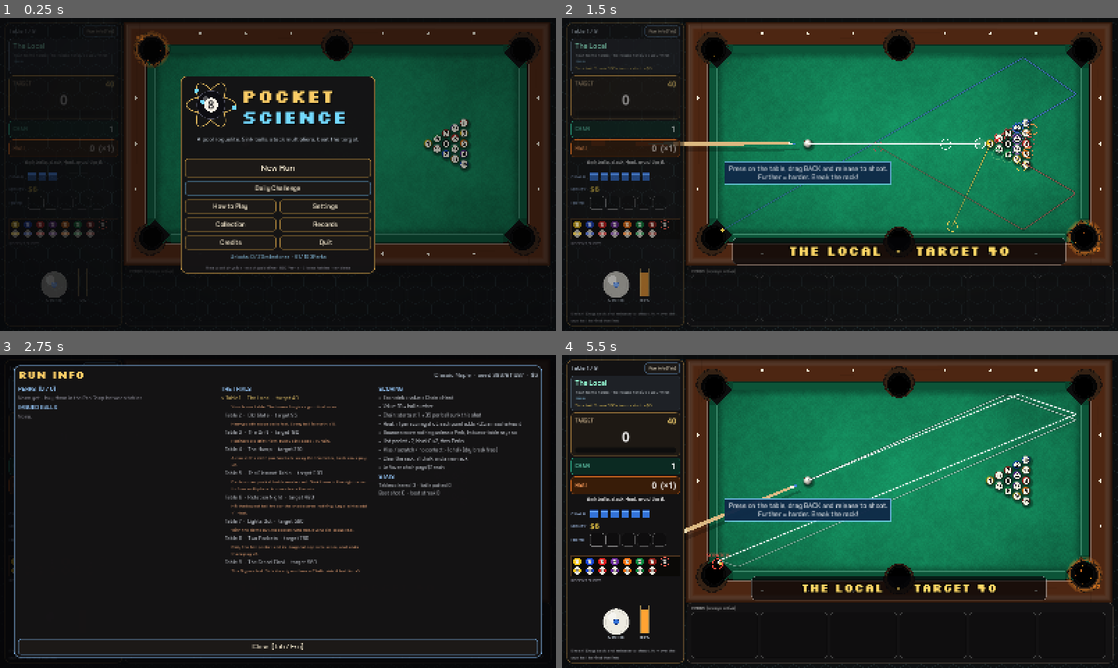
Above: before the commit, frames 1-4 (two rows, left to right).
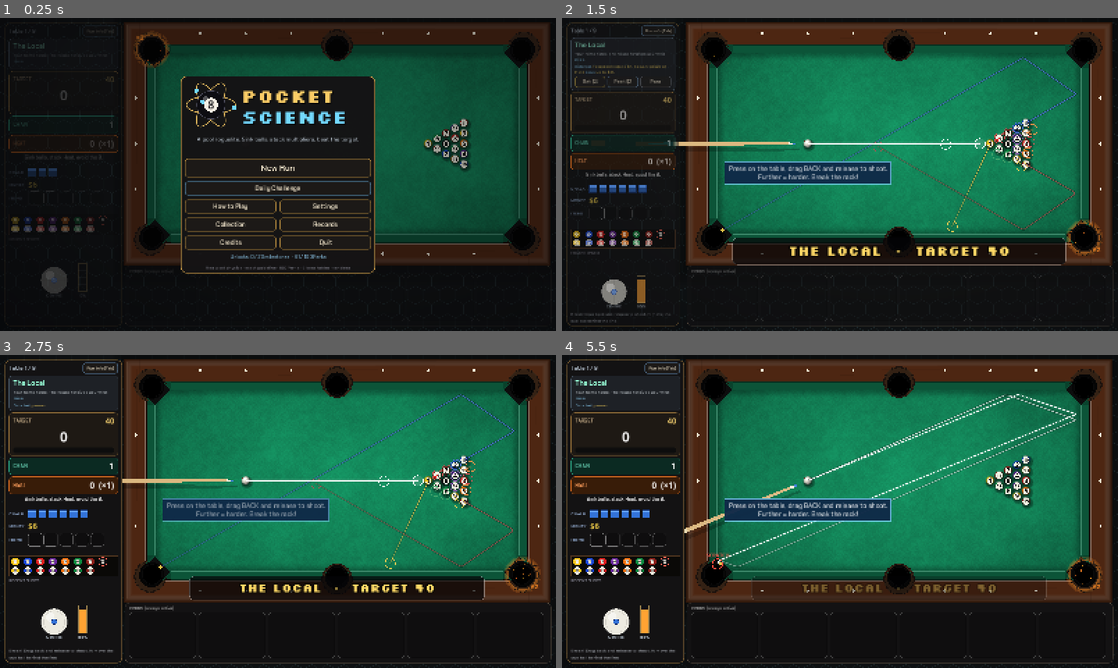
Above: after the commit, the same moments.

Repository: jordanbenjaminmitchell/pocket-science
Game: Godot game, scene res://main.tscn
The game is run twice, just before and just after one commit, with the same random seed, the same clock (stepped at 60 frames per second) and the same inputs.
Inputs (mouse positions are in pixels of both pictures, inside the frame that each line leads up to):
- Up to frame 1 (0.25 s): no input
- Up to frame 2 (1.5 s): click "New Run" at 0.5 s; click "Choose" at 1.25 s
- Up to frame 3 (2.75 s): click "Run info [Tab]" (after the commit: "Pass") at 2 s
- Up to frame 4 (5.5 s): click "Run info [Tab]" at 2.75 s; tap Enter at 3.5, 5, 5.1 s; drag from (617, 621) to (895, 442) at 3.52 s; tap Space at 4.25 s; drag from (728, 527) to (812, 574) at 4.27 s; move the mouse to (895, 442) at 5.02 s; hold Right (ui_right) from 5.03 s (still down); click (895, 442) at 5.17 s

The runs differ from the first frame. In frame 1, 1.5% of the frame differs, in the area x 1-22%, y 15-91%; in frame 2, 4.0%; in frame 3, 61%, in the area x 0-100%, y 1-100%; in frame 4, 3.5%.

Commit message:
Blind side bets with stakes, tiers and a peek; clearer scoring explanations
Each table deals a face-down side bet: bet the table's stake blind, pay half to peek, or pass. Easy, Medium and Hard bets pay 1x, 2x and 3x the stake on top of it, rising by 0.5x every three tables; Side Hustle doubles winnings. Bets were re-tiered (Heat 5, Chain 7, score bets as a share of the target; 4+ balls cut). The bet card explains its terms, the first ball you ever sink shows its score worked out, and Heat, Chain, combination and kick shot read more plainly.

Diff:
--- a/src/game/catalog.gd
+++ b/src/game/catalog.gd
@@ -88,7 +88,7 @@
 	"moneyball": {"name": "Money Ball", "r": 1, "cost": 7, "fam": "number", "desc": "Sinking the highest-numbered ball on the table pays ×2 and $2.", "fx": {"when": "highest", "x": 2.0, "money": 2}},
 	"thrift": {"name": "Thrift", "r": 0, "cost": 4, "fam": "money", "desc": "Clear a table with 2+ Chalk left: +$5."},
 	"venture": {"name": "Deep Pockets", "r": 1, "cost": 6, "fam": "money", "desc": "Shots start with +0.25 Chain for every $5 you hold (max +1.5)."},
-	"hunter": {"name": "Side Hustle", "r": 0, "cost": 4, "fam": "money", "desc": "Side bets pay double."},
+	"hunter": {"name": "Side Hustle", "r": 0, "cost": 4, "fam": "money", "desc": "Side bets you win pay double."},
 	"coupon": {"name": "Regular Customer", "r": 0, "cost": 3, "fam": "money", "desc": "Rerolls in the Pro Shop start at $1."},
 	"overflow": {"name": "Overflow", "r": 1, "cost": 5, "fam": "money", "desc": "Points over a table's target carry into the next table (up to 25% of its target)."},
 	"glasscannon": {"name": "All In", "r": 2, "cost": 8, "fam": "risk", "desc": "Every sink pays ×2, but misses and scratches cost 2 Chalk.", "fx": {"when": "any", "x": 2.0}},
@@ -320,34 +320,38 @@
 }
 const COMPOUNDS := {"fire+water": "Steam", "earth+fire": "Lava", "air+fire": "Blaze", "earth+water": "Clay", "air+water": "Storm", "air+earth": "Dust"}
 
-## Per-table side goals. Each table rolls one; completing it pays immediately.
+## Side bets: one is dealt face down each table. You can bet the table's stake
+## blind, pay half the stake to peek first, or pass. "tier" 0 easy, 1 medium,
+## 2 hard sets the payout; "terms" are explained on the bet card.
 const BOUNTIES := {
-	"bank": {"name": "Sink a bank shot", "reward": 3},
-	"combo": {"name": "Sink a combination", "reward": 3},
-	"double": {"name": "Sink 2+ balls in one shot", "reward": 3},
-	"triple": {"name": "Sink 3+ balls in one shot", "reward": 5},
-	"kick": {"name": "Sink off a kick shot", "reward": 5},
-	"hot": {"name": "Sink into the hot pocket", "reward": 2},
-	"heat4": {"name": "Reach Heat 4", "reward": 4},
-	"big": {"name": "Score 150+ in one shot", "reward": 4},
-	"side": {"name": "Sink into a side pocket", "reward": 2},
-	"eight": {"name": "Sink the 8 when it is the only ball left", "reward": 6},
-	"bank2": {"name": "Sink a 2-cushion bank", "reward": 6},
-	"big300": {"name": "Score 300+ in one shot", "reward": 5},
-	"big600": {"name": "Score 600+ in one shot", "reward": 7},
-	"heat3": {"name": "Reach Heat 3", "reward": 2},
-	"heat6": {"name": "Reach Heat 6", "reward": 7},
-	"corner": {"name": "Sink into a corner pocket", "reward": 1},
-	"hot2": {"name": "Sink 2 balls into the hot pocket", "reward": 7},
-	"quad": {"name": "Sink 4+ balls in one shot", "reward": 8},
-	"stripe": {"name": "Sink a striped ball", "reward": 2},
-	"solid": {"name": "Sink a solid ball", "reward": 1},
-	"soft": {"name": "Sink with a soft shot (35% or less)", "reward": 3},
-	"hard": {"name": "Sink with a power shot (85%+)", "reward": 3},
-	"breakpot": {"name": "Sink a ball on the break", "reward": 3},
-	"chain5": {"name": "Reach Chain 5 on a shot", "reward": 4},
-	"chain8": {"name": "Reach Chain 8 on a shot", "reward": 6},
-}
+	"solid": {"name": "Sink a solid ball", "tier": 0, "terms": ["solid"]},
+	"stripe": {"name": "Sink a striped ball", "tier": 0, "terms": ["stripe"]},
+	"corner": {"name": "Sink a ball into a corner pocket", "tier": 0, "terms": []},
+	"side": {"name": "Sink a ball into a side pocket", "tier": 0, "terms": []},
+	"hot": {"name": "Sink a ball into the hot pocket", "tier": 0, "terms": ["hot"]},
+	"breakpot": {"name": "Sink a ball on the break", "tier": 0, "terms": ["break"]},
+	"hard": {"name": "Sink a ball with a power shot (85%+)", "tier": 0, "terms": []},
+	"soft": {"name": "Sink a ball with a soft shot (35% or less)", "tier": 0, "terms": []},
+	"heat3": {"name": "Reach Heat 3", "tier": 0, "terms": ["heat"]},
+	"double": {"name": "Sink 2 or more balls in one shot", "tier": 1, "terms": []},
+	"bank": {"name": "Sink a bank shot", "tier": 1, "terms": ["bank"]},
+	"combo": {"name": "Sink a combination", "tier": 1, "terms": ["combination"]},
+	"kick": {"name": "Sink a ball off a kick shot", "tier": 1, "terms": ["kick"]},
+	"heat4": {"name": "Reach Heat 4", "tier": 1, "terms": ["heat"]},
+	"chain5": {"name": "Reach Chain 5 in one shot", "tier": 1, "terms": ["chain"]},
+	"quarter": {"name": "Score a quarter of this table's target in one shot", "tier": 1, "terms": ["target"]},
+	"triple": {"name": "Sink 3 or more balls in one shot", "tier": 2, "terms": []},
+	"bank2": {"name": "Sink a ball off 2 cushions", "tier": 2, "terms": ["bank"]},
+	"heat5": {"name": "Reach Heat 5", "tier": 2, "terms": ["heat"]},
+	"chain7": {"name": "Reach Chain 7 in one shot", "tier": 2, "terms": ["chain"]},
+	"half": {"name": "Score half of this table's target in one shot", "tier": 2, "terms": ["target"]},
+	"hot2": {"name": "Sink 2 balls into the hot pocket in one shot", "tier": 2, "terms": ["hot"]},
+	"eight": {"name": "Sink the 8 when it is the only ball left", "tier": 2, "terms": ["eight"]},
+}
+const BET_TIERS := ["Easy", "Medium", "Hard"]
+## The stake for each table (endless keeps the last).
+const BET_STAKES := [4, 4, 8, 8, 12, 12, 16, 16, 20]
+
 
 ## Handicaps: optional difficulty, each level including every rule before it.
 const HANDICAPS := [
--- a/src/game/run_state.gd
+++ b/src/game/run_state.gd
@@ -34,6 +34,8 @@
 var racks_cleared := 0
 var bounty := ""
 var bounty_done := false
+var bet_state := "offer"         # offer, taken, passed, won (the stake is lost if a taken bet is never won)
+var bet_peeked := false
 var element_mix: Array = []   # Element Table: the last elements potted
 var forgiven := false         # The Local: the free miss has been used
 var pockets_used: Array = []
@@ -162,6 +164,8 @@
 	while hot_pocket < 0 and (bounty == "hot" or bounty == "hot2"):   # no hot pocket here to aim at
 		bounty = keys[rng.randi_range(0, keys.size() - 1)]
 	bounty_done = false
+	bet_state = "offer"
+	bet_peeked = false
 	if perks.has("tinkerer") and items.size() < item_slots():
 		var ids := consumable_ids()
 		items.append(ids[rng.randi_range(0, ids.size() - 1)])
@@ -179,8 +183,45 @@
 	return maxi(c, 1)
 
 
+func bet_stake() -> int:
+	return int(Catalog.BET_STAKES[mini(table_index, Catalog.BET_STAKES.size() - 1)])
+
+
+## Winnings as a multiple of the stake: 1x/2x/3x by tier, +0.5x every three tables.
+func bet_multiple() -> float:
+	var tier := int(Catalog.BOUNTIES[bounty].tier)
+	return 1.0 + tier + 0.5 * mini(int(table_index / 3), 2)
+
+
+## What a winning bet pays back: the stake plus its winnings (doubled by Side Hustle).
 func bounty_reward() -> int:
-	return int(Catalog.BOUNTIES[bounty].reward) * (2 if perks.has("hunter") else 1)
+	var win := int(round(bet_stake() * bet_multiple()))
+	return bet_stake() + win * (2 if perks.has("hunter") else 1)
+
+
+func bet_open() -> bool:
+	return bet_state == "offer" and shots_taken == 0
+
+
+func peek_bet() -> bool:
+	if not bet_open() or bet_peeked or money < bet_stake() / 2:
+		return false
+	money -= bet_stake() / 2
+	bet_peeked = true
+	return true
+
+
+func take_bet() -> bool:
+	if not bet_open() or money < bet_stake():
+		return false
+	money -= bet_stake()
+	bet_state = "taken"
+	return true
+
+
+func pass_bet() -> void:
+	if bet_state == "offer":
+		bet_state = "passed"
 
 
 func bounty_met(res: Dictionary, _hot: int) -> bool:
@@ -188,39 +229,31 @@
 	var heat_after: int = heat + 1 + int(res.get("heat_gain", 0))
 	match bounty:
 		"bank":
-			return int(res.banks) > 0
+			return int(res.get("banks", 0)) > 0
 		"bank2":
-			return int(res.max_rails) >= 2
+			return int(res.get("max_rails", 0)) >= 2
 		"combo":
-			return int(res.combos) > 0
+			return int(res.get("combos", 0)) > 0
 		"kick":
-			return res.kick
+			return res.get("kick", false)
 		"hot":
-			return int(res.hot_pots) > 0
+			return int(res.get("hot_pots", 0)) > 0
 		"hot2":
-			return int(res.hot_pots) >= 2
-		"big":
-			return res.total >= 150
-		"big300":
-			return res.total >= 300
-		"big600":
-			return res.total >= 600
+			return int(res.get("hot_pots", 0)) >= 2
 		"double":
 			return pots.size() >= 2
 		"triple":
 			return pots.size() >= 3
-		"quad":
-			return pots.size() >= 4
 		"heat3":
 			return heat_after >= 3
 		"heat4":
 			return heat_after >= 4
-		"heat6":
-			return heat_after >= 6
+		"heat5":
+			return heat_after >= 5
 		"corner":
-			return (res.pocket_list as Array).any(func(k): return k in [0, 2, 3, 5])
+			return (res.get("pocket_list", []) as Array).any(func(k): return k in [0, 2, 3, 5])
 		"side":
-			return (res.pocket_list as Array).any(func(k): return k == 1 or k == 4)
+			return (res.get("pocket_list", []) as Array).any(func(k): return k == 1 or k == 4)
 		"eight":
 			return res.get("last_eight", false)
 		"stripe":
@@ -234,9 +267,13 @@
 		"breakpot":
 			return res.get("is_break", false)
 		"chain5":
-			return float(res.chain) >= 5.0
-		"chain8":
-			return float(res.chain) >= 8.0
+			return float(res.get("chain", 1.0)) >= 5.0
+		"chain7":
+			return float(res.get("chain", 1.0)) >= 7.0
+		"quarter":
+			return res.get("total", 0) >= target() * 0.25
+		"half":
+			return res.get("total", 0) >= target() * 0.5
 	return false
 
 
@@ -630,6 +667,8 @@
 ## the balance bot so both follow identical rules. Returns what happens next:
 ## {cleared, over, rack_cleared, ball_in_hand, chalk_lost}
 func apply_shot(res: Dictionary, was_break: bool, balls_left: int, cue_on_table: bool) -> Dictionary:
+	if bet_state == "offer":
+		bet_state = "passed"   # the first shot closes the betting
 	shots_taken += 1
 	called = {}
 	last_chalk_lost = false
@@ -646,8 +685,10 @@
 		var hot_before := hot_pocket
 		if not bounty_done and bounty_met(res, hot_before):
 			bounty_done = true
-			money += bounty_reward()
-			out["bounty"] = bounty
+			if bet_state == "taken":
+				bet_state = "won"
+				money += bounty_reward()
+				out["bounty"] = bounty
 		score += res.total
 		total_score += res.total
 		heat += 1 + int(res.get("heat_gain", 0))
@@ -882,7 +923,7 @@
 		d["table"] = {
 			"score": score, "chalk": chalk, "heat": heat, "shots_taken": shots_taken,
 			"hot_pocket": hot_pocket, "racks_cleared": racks_cleared, "element_mix": element_mix,
-			"forgiven": forgiven, "bounty": bounty, "bounty_done": bounty_done,
+			"forgiven": forgiven, "bounty": bounty, "bounty_done": bounty_done, "bet_state": bet_state, "bet_peeked": bet_peeked,
 			"pockets_used": pockets_used, "shrink_steps": shrink_steps, "insured_used": insured_used,
 				"solid_run": solid_run, "stripe_run": stripe_run, "mods": table_mods,
 				"frost": frost_shield, "heart_used": heart_used, "tool_charges": tool_charges, "chalk_lost": last_chalk_lost,
@@ -1020,6 +1061,8 @@
 		if Catalog.BOUNTIES.has(b):
 			bounty = b
 		bounty_done = bool(t.get("bounty_done", false))
+		bet_state = str(t.get("bet_state", "passed"))
+		bet_peeked = bool(t.get("bet_peeked", false))
 		pockets_used = (t.get("pockets_used", []) as Array).map(func(x): return int(x))
 		shrink_steps = int(t.get("shrink_steps", 0))
 		insured_used = int(t.get("insured_used", 0))
--- a/src/main.gd
+++ b/src/main.gd
@@ -108,7 +108,8 @@
 var flags_label: Label
 var log_label: Label
 var left_panel: Control
-var lbl_bounty: Label
+var lbl_bounty: RichTextLabel
+var bet_row: HBoxContainer
 var tray: BallTray
 var bottom_bar: Control
 var shot_log: Array[String] = []
@@ -197,6 +198,70 @@
 	power = 0.85
 	guide_dirty = true
 	forecast_dirty = true
+
+
+## ================================================================ side bets
+## Dealt face down each table. Bet the stake blind, peek for half the stake,
+## or pass; the first shot closes the betting.
+func _refresh_bet() -> void:
+	if lbl_bounty == null or run.bounty == "":
+		return
+	var bt: Dictionary = Catalog.BOUNTIES[run.bounty]
+	var known: bool = run.bet_peeked or run.bet_state == "won" or run.bet_state == "passed" and run.shots_taken > 0
+	var what: String = bt.name if known else "face down"
+	var line := ""
+	match run.bet_state:
+		"offer":
+			line = "Side bet (%s): stake $%d, a %s bet pays $%d" % [what, run.bet_stake(), Catalog.BET_TIERS[int(bt.tier)] if known else "hidden", run.bounty_reward()] if known else "Side bet, face down: stake $%d. Easy, Medium or Hard pays up to $%d." % [run.bet_stake(), run.bet_stake() + int(round(run.bet_stake() * (3.0 + 0.5 * mini(int(run.table_index / 3), 2))))]
+		"taken":
+			line = "Side bet (%s): $%d riding, pays $%d" % [what, run.bet_stake(), run.bounty_reward()]
+		"won":
+			line = "Side bet WON: %s" % bt.name
+		_:
+			line = "Side bet passed: it was \"%s\"" % bt.name if run.shots_taken > 0 else "Side bet passed"
+	var bb := Glossary.link(line)
+	if known:
+		for term in bt.terms:
+			bb += "\n[color=#9fb4c8]%s: %s[/color]" % [Glossary.title(term), Glossary.sentence(term)]
+	lbl_bounty.text = bb
+	lbl_bounty.add_theme_color_override("default_color", Color(0.5, 1.0, 0.6) if run.bet_state == "won" else Color(1.0, 0.85, 0.35))
+	for c in bet_row.get_children():
+		bet_row.remove_child(c)
+		c.queue_free()
+	bet_row.visible = run.bet_open() and state == S.AIM
+	if not bet_row.visible:
+		return
+	var bet := _button("Bet $%d" % run.bet_stake(), func():
+		if run.take_bet():
+			sfx.play("coin", 0.8)
+			_refresh_hud()
+			_save_progress(), Color(1.0, 0.85, 0.35))
+	bet.disabled = run.money < run.bet_stake()
+	var peek := _button("Peek $%d" % (run.bet_stake() / 2), func():
+		if run.peek_bet():
+			sfx.play("coin", 0.5, 1.4)
+			_refresh_hud()
+			_save_progress(), Color(0.6, 0.8, 1.0))
+	peek.disabled = run.bet_peeked or run.money < run.bet_stake() / 2
+	var nope := _button("Pass", func():
+		run.pass_bet()
+		_refresh_hud(), Color(0.6, 0.62, 0.66))
+	for b in [bet, peek, nope]:
+		b.add_theme_font_size_override("font_size", 14)
+		b.custom_minimum_size = Vector2(0, 40 if settings.touch_mode else 30)
+		b.size_flags_horizontal = Control.SIZE_EXPAND_FILL
+		bet_row.add_child(b)
+
+
+## The first ball a player ever sinks gets its score broken down, step by step.
+func _explain_first_score(l: Dictionary) -> void:
+	if not meta.first_time("score_explained"):
+		return
+	var text := "%s: worth %s (10 + its number) × Chain %s (this shot: ×1, +0.5 per ball already sunk) × Heat %s (this table: +0.5× per scoring shot) = %d points." % [
+		l.label, _fmt(l.value), _fmt(l.chain), _fmt(l.heat), int(l.points)]
+	if float(l.x) != 1.0:
+		text += " Bonuses such as the hot pocket or Perks multiplied it by %s." % _fmt(l.x)
+	term_tip.show_text("How that ball scored", text, view.base_position + Vector2(TableLayout.W * 0.5, 60.0) * TABLE_SCALE, 12.0)
 
 
 ## ================================================================ ball info on hover
@@ -1830,6 +1895,8 @@
 
 
 func _apply_tally_line(l: Dictionary, i: int) -> void:
+	if i == 0:
+		_explain_first_score(l)
 	_set_meters(l.chain, run.heat)
 	var p: Vector2 = layout.pockets[l.pocket].pos + _inward(l.pocket) * 80.0
 	p += Vector2(randf_range(-20, 20), randf_range(-10, 10))
@@ -1878,6 +1945,7 @@
 	if out.has("bounty"):
 		sfx.play("coin", 1.0, 1.1)
 		_flash_banner("SIDE BET WON!  +$%d" % run.bounty_reward(), Color(1.0, 0.85, 0.35), 1.3)
+		_refresh_bet()
 		view.burst(Vector2(TableLayout.W * 0.5, TableLayout.H * 0.5), Color(1.0, 0.85, 0.35), 40, 300)
 	for e in sim.events:
 		if e.type == "shatter":
@@ -2438,10 +2506,11 @@
 	labv.add_child(lbl_lab)
 	lbl_rule = _term_text("", 13, Color(0.75, 0.78, 0.8), 290.0)
 	labv.add_child(lbl_rule)
-	lbl_bounty = _label("", 13, Color(1.0, 0.85, 0.35), F_REG)
-	lbl_bounty.autowrap_mode = TextServer.AUTOWRAP_WORD_SMART
-	lbl_bounty.custom_minimum_size = Vector2(290, 0)
+	lbl_bounty = _term_text("", 13, Color(1.0, 0.85, 0.35), 290.0)
 	labv.add_child(lbl_bounty)
+	bet_row = HBoxContainer.new()
+	bet_row.add_theme_constant_override("separation", 6)
+	labv.add_child(bet_row)
 	lbl_boss = _label("", 13, Color(1.0, 0.45, 0.4), F_REG)
 	lbl_boss.autowrap_mode = TextServer.AUTOWRAP_WORD_SMART
 	lbl_boss.custom_minimum_size = Vector2(290, 0)
@@ -2639,9 +2708,7 @@
 	lbl_boss.visible = false
 	lbl_target.text = str(run.target())
 	if run.bounty != "":
-		var bt: Dictionary = Catalog.BOUNTIES[run.bounty]
-		lbl_bounty.text = ("DONE - " if run.bounty_done else "") + "Side bet: %s  +$%d" % [bt.name, run.bounty_reward()]
-		lbl_bounty.add_theme_color_override("font_color", Color(0.5, 1.0, 0.6) if run.bounty_done else Color(1.0, 0.85, 0.35))
+		_refresh_bet()
 	chalk_pips.set_count(run.chalk, run.max_chalk())
 	if state != S.ROLL and state != S.TALLY:
 		_set_meters(1.0, run.heat)
--- a/src/ui/glossary.gd
+++ b/src/ui/glossary.gd
@@ -9,12 +9,12 @@
 	"sink": {"title": "Sink", "text": "To knock a numbered ball into a pocket."},
 	"pay": {"title": "Pay", "text": "The points a ball earns as it sinks: value × Chain × Heat, times any other multipliers."},
 	"value": {"title": "Value", "text": "What a ball is worth before multipliers: 10 plus its number."},
-	"chain": {"title": "Chain", "text": "A multiplier for this shot only, starting at 1 and rising as balls sink."},
-	"heat": {"title": "Heat", "text": "A multiplier that lasts the whole table, rises with every scoring shot and halves on a miss."},
+	"chain": {"title": "Chain", "text": "Multiplies balls within one shot: ×1 to start, and +0.5 for every ball sunk before it."},
+	"heat": {"title": "Heat", "text": "Multiplies every ball sunk this table; each scoring shot adds 1 Heat (+0.5×) and a miss halves it."},
 	"bank": {"title": "Bank", "text": "A sink where the ball touches a cushion before it sinks."},
 	"cushion": {"title": "Cushion", "text": "The padded rail around the edge of the table."},
-	"combination": {"title": "Combination", "text": "A sink where another numbered ball knocks the ball in, rather than the cue ball."},
-	"kick": {"title": "Kick shot", "text": "A shot where the cue ball hits a cushion before it hits any ball."},
+	"combination": {"title": "Combination", "text": "The cue ball hits one ball, and that ball knocks another one into a pocket."},
+	"kick": {"title": "Kick shot", "text": "The cue ball hits a cushion before it touches any ball, often to get round a blocker."},
 	"clean": {"title": "Clean sink", "text": "A sink straight from the cue ball, with no cushions or other balls involved."},
 	"hot": {"title": "Hot pocket", "text": "The glowing pocket, which pays ×2 and moves after each shot."},
 	"chalk": {"title": "Chalk", "text": "Your lives on a table: a miss or scratch costs one, and at zero the run ends."},
--- a/src/ui/term_tip.gd
+++ b/src/ui/term_tip.gd
@@ -41,7 +41,7 @@
 
 
 ## Any heading and text, for things that are not glossary terms (a special ball).
-func show_text(title: String, text: String, at: Vector2) -> void:
+func show_text(title: String, text: String, at: Vector2, seconds: float = SHOW_TIME) -> void:
 	heading.text = title
 	body.text = text
 	panel.visible = true
@@ -52,7 +52,7 @@
 	if p.y < 8.0:
 		p.y = at.y + 24.0
 	panel.position = Vector2(clampf(p.x, 8.0, screen.x - s.x - 8.0), clampf(p.y, 8.0, screen.y - s.y - 8.0))
-	time_left = SHOW_TIME
+	time_left = seconds
 
 
 func hide_tip() -> void:
--- a/tests/test_content.gd
+++ b/tests/test_content.gd
@@ -50,7 +50,7 @@
 	var h5 := [{"type": "ball", "a": 0, "b": 5}, pot(5, 0)]
 	print("counts")
 	check(Catalog.IMBUES.size() >= 16, "16 imbues")
-	check(Catalog.BOUNTIES.size() == 25, "25 bounties")
+	check(Catalog.BOUNTIES.size() == 23, "23 side bets")
 	check(Catalog.CUES.size() >= 14, "14 or more cues")
 	check(Catalog.BOSSES.size() >= 20, "at least 20 boss tables")
 	for id in Catalog.BOSSES:
@@ -71,9 +71,9 @@
 	check(lucky > 850 and lucky < 1150, "lucky fires about 1 in 3 (%d/3000)" % lucky)
 	print("bounties")
 	var cases := {
-		"big300": hit([1], 300), "big600": hit([1], 600), "quad": hit([1, 2, 3, 4]), "stripe": hit([11]), "solid": hit([3]),
+		"quarter": hit([1], 30), "half": hit([1], 30), "triple": hit([1, 2, 3]), "stripe": hit([11]), "solid": hit([3]),
 		"soft": hit([1], 20, {"power": 0.3}), "hard": hit([1], 20, {"power": 0.9}), "breakpot": hit([1], 20, {"is_break": true}),
-		"chain5": hit([1], 20, {"chain": 6.0}), "chain8": hit([1], 20, {"chain": 9.0}),
+		"chain5": hit([1], 20, {"chain": 6.0}), "chain7": hit([1], 20, {"chain": 7.5}),
 		"bank2": hit([1], 20, {"banks": 1, "max_rails": 2}),
 		"corner": hit([1], 20, {"pocket_list": [2]}),
 		"hot2": hit([1, 2], 20, {"hot_pots": 2}),
@@ -84,10 +84,10 @@
 		check(b.bounty_met(cases[id], -1), "bounty %s triggers" % id)
 		var nope := fresh()
 		nope.bounty = id
-		check(not nope.bounty_met(hit([8], 10, {"power": 0.5}), -1), "bounty %s stays off for a plain pot" % id)
+		check(not nope.bounty_met(hit([8], 5, {"power": 0.5}), -1), "bounty %s stays off for a plain pot" % id)
 	var st := fresh()
-	st.bounty = "heat6"
-	st.heat = 5
+	st.bounty = "heat5"
+	st.heat = 4
 	check(st.bounty_met(hit(), -1), "streak bounty counts this shot")
 	print("labs")
 	var pb := fresh("", "pinball")
--- a/tests/test_rules.gd
+++ b/tests/test_rules.gd
@@ -72,17 +72,37 @@
 	var rc0 := rot.chalk
 	rot.apply_shot({"scored": false, "foul": "Wrong ball first", "total": 0, "money": 0, "catalyst_gain": 0.0, "potted": [], "shattered": [], "lines": []}, false, 5, true)
 	check(rot.chalk == rc0, "rotation: wrong ball first costs no chalk")
-	print("bounty")
+	print("side bets")
 	var b := RunState.new()
 	b.start(3)
 	b.begin_table()
 	b.bounty = "double"
+	b.money = 20
+	check(b.bet_stake() == 4 and b.bet_open(), "the first table offers a $4 bet")
+	check(b.peek_bet() and b.money == 18 and b.bet_peeked, "peeking costs half the stake")
+	check(not b.peek_bet(), "and only once")
+	check(b.take_bet() and b.money == 14 and b.bet_state == "taken", "betting pays the stake")
 	var m0 := b.money
 	var two := {"scored": true, "foul": "", "total": 40, "money": 0, "catalyst_gain": 0.0, "potted": [1, 2], "shattered": [], "lines": []}
 	var ob := b.apply_shot(two, false, 5, true)
-	check(ob.has("bounty") and b.money == m0 + 3 and b.bounty_done, "bounty pays once")
+	check(ob.has("bounty") and b.money == m0 + 4 + 8 and b.bet_state == "won", "a won Medium bet returns the stake plus 2× it ($12)")
 	ob = b.apply_shot(two, false, 3, true)
-	check(not ob.has("bounty") and b.money == m0 + 3, "bounty does not repeat")
+	check(not ob.has("bounty") and b.money == m0 + 12, "and pays only once")
+	var nb := RunState.new()
+	nb.start(3)
+	nb.begin_table()
+	nb.bounty = "double"
+	nb.money = 20
+	nb.apply_shot(two, false, 5, true)
+	check(nb.money == 20 and not nb.bet_open() and nb.bet_state == "passed", "a bet not taken before the first shot pays nothing and closes")
+	var lb := RunState.new()
+	lb.start(3)
+	lb.table_index = 6
+	lb.begin_table()
+	lb.bounty = "triple"
+	check(lb.bet_stake() == 16 and is_equal_approx(lb.bet_multiple(), 4.0), "a Hard bet on table 7 pays 4× a $16 stake")
+	lb.perks.assign(["hunter"])
+	check(lb.bounty_reward() == 16 + 128, "Side Hustle doubles the winnings")
 	print("persistence")
 	run.perks.assign(["golden", "bank"])
 	run.imbues[7] = "vein"
--- a/tools/playtest.gd
+++ b/tools/playtest.gd
@@ -90,6 +90,8 @@
 	var sim := new_rack(run, layout)
 	var is_break := true
 	var guard := 0
+	if run.money >= run.bet_stake() * 2:
+		run.take_bet()
 	for id in run.items.duplicate():
 		if id != "slip" and run.use_state_item(id):
 			run.items.erase(id)
